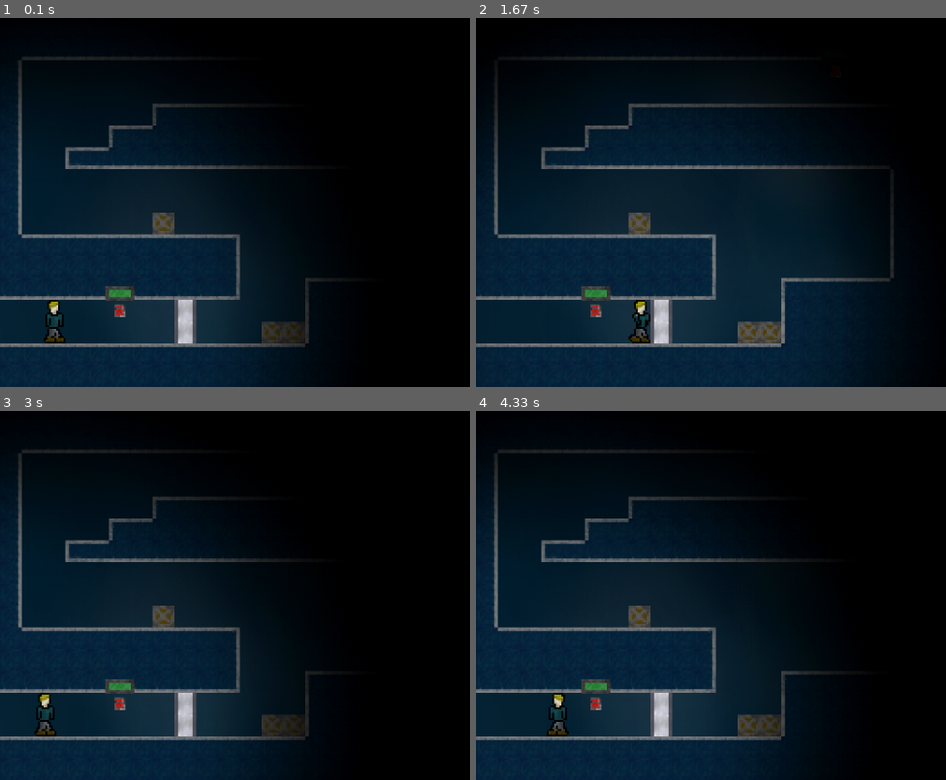
Above: before the commit, frames 1-4 (two rows, left to right).
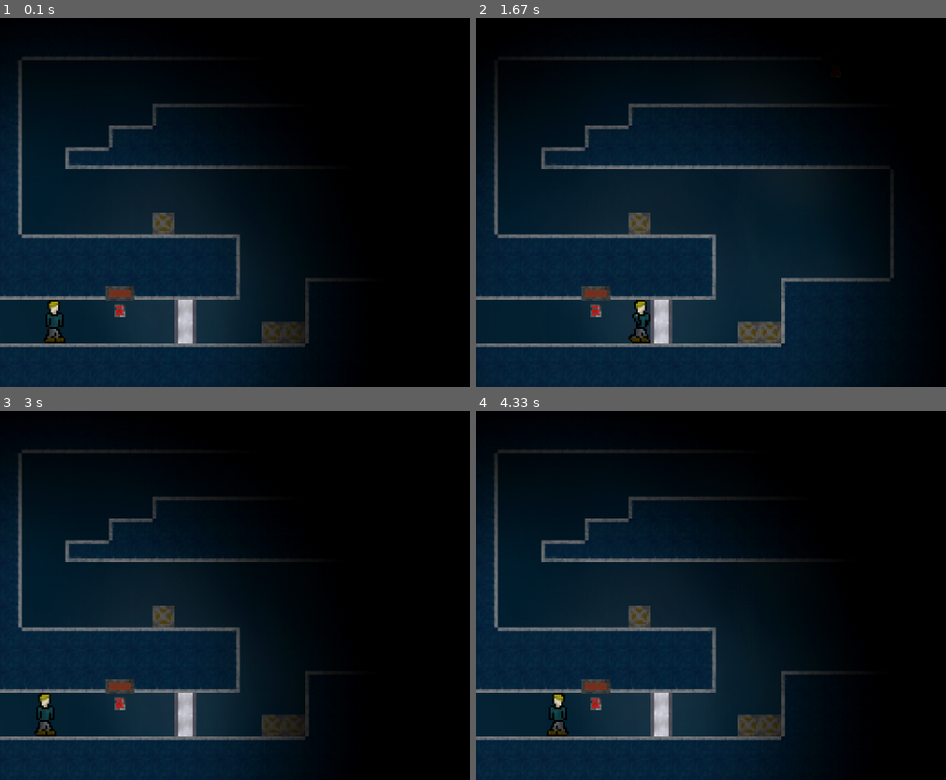
Above: after the commit, the same moments.

Repository: Sigton/stealth
Game: pygame game, started from main.py
The game is run twice, just before and just after one commit, with the same random seed, the same clock (stepped at 60 frames per second) and the same inputs.
Inputs:
- Up to frame 1 (0.1 s): no input
- Up to frame 2 (1.67 s): hold Right 0.33-0.8 s; hold Up 0.83-1.13 s; hold Right 1.17-1.63 s
- Up to frame 3 (3 s): hold Left 1.67-2.2 s; tap D at 2.67 s
- Up to frame 4 (4.33 s): hold Right 3.4-4.03 s; hold Left from 4.07 s (still down)

The runs differ from the first frame. In frame 1, less than 0.1% of the frame differs, in the area x 23-28%, y 73-76%; in frame 2, less than 0.1%; in frame 3, less than 0.1%; in frame 4, less than 0.1%.

Commit message:
Progress now goes the correct way

Diff:
--- a/healthbar.py
+++ b/healthbar.py
@@ -106,4 +106,4 @@
         self.rect.x = self.parent.rect.x + (self.parent.rect.width/2 - self.rect.width/2)
         self.rect.y = self.parent.rect.y - 20
 
-        self.image = self.images[abs(self.parent.progress-10)]
+        self.image = self.images[self.parent.progress]
